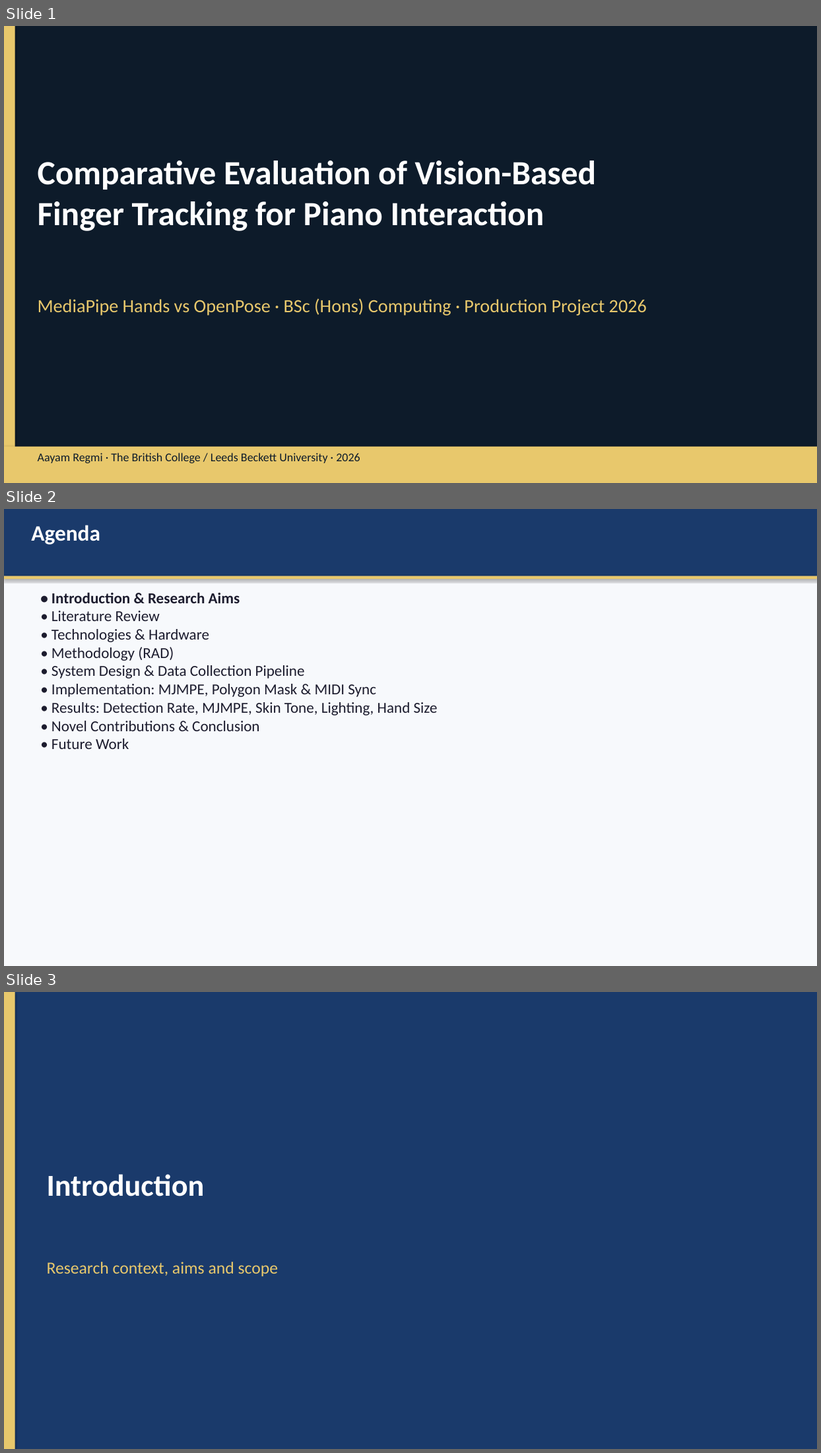
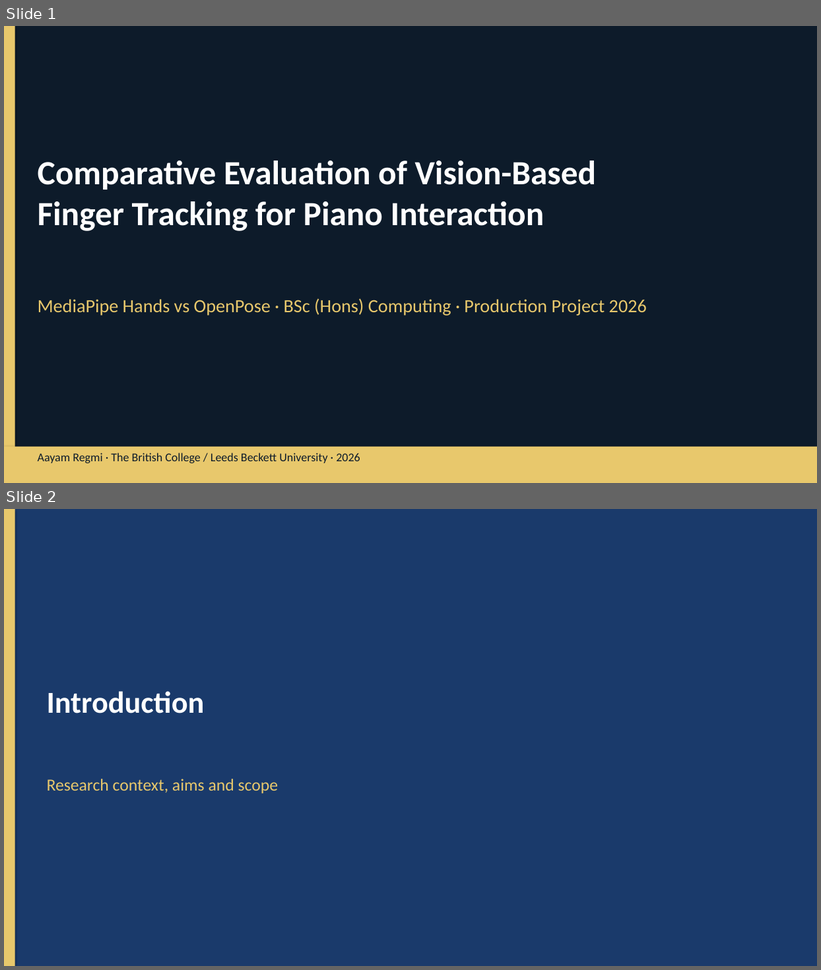
Before and after one commit to AayamRegmi/Comparative-Evaluation-of-Vision-Based-Finger-Tracking-for-Piano-Interaction, a slide deck: Documentation/Piano_Finger_Tracking_Presentation.pptx. Shown one above the other, each under a label of ours: slides 1, 2 and 3 before the commit, slides 1 and 2 after it. The pictures are 821x1453 and 821x970 pixels, drawn with LibreOffice and Linux fonts; fonts in the diff are those of the drawing. Boxes give left, top, right and bottom in pixels: in the first picture for what was removed or moved away, otherwise in the second. Text is boxed around its words. In the diff, an @@ line names an element or a change of style, - is before the commit and + after.

Commit message:
Update documentation: replace MJMPE with MPJPE in report figures and redesign presentation
- Replace all section-8 chart screenshots in Word report with regenerated MPJPE-labelled plots
- Add MediaPipe-only per-finger MPJPE chart (Fig 8.2.3.b) replacing the combined view
- Redesign PowerPoint to use image placeholders and reduced text across all slides

```diff
--- a/Documentation/Piano_Finger_Tracking_Presentation.pptx
+++ b/Documentation/Piano_Finger_Tracking_Presentation.pptx
@@ slide 2 removed at bbox=[4, 509, 817, 966], background #F7F9FC @@
@@ rectangle removed at bbox=[4, 509, 817, 576] @@
@@ text removed at bbox=[31, 525, 100, 545] @@
-Agenda
@@ rectangle removed at bbox=[4, 576, 817, 579] @@
@@ text removed at bbox=[52, 592, 438, 749] @@
-• Introduction & Research Aims
-• Literature Review
-• Technologies & Hardware
-• Methodology (RAD)
-• System Design & Data Collection Pipeline
-• Implementation: MJMPE, Polygon Mask & MIDI Sync
-• Results: Detection Rate, MJMPE, Skin Tone, Lighting, Hand Size
-• Novel Contributions & Conclusion
-• Future Work
@@ what was slide 3 is now slide 2 @@
```
Also in this commit, not shown: 14 slides changed, 4 slides added, 11 other slides removed, 1 other file.
